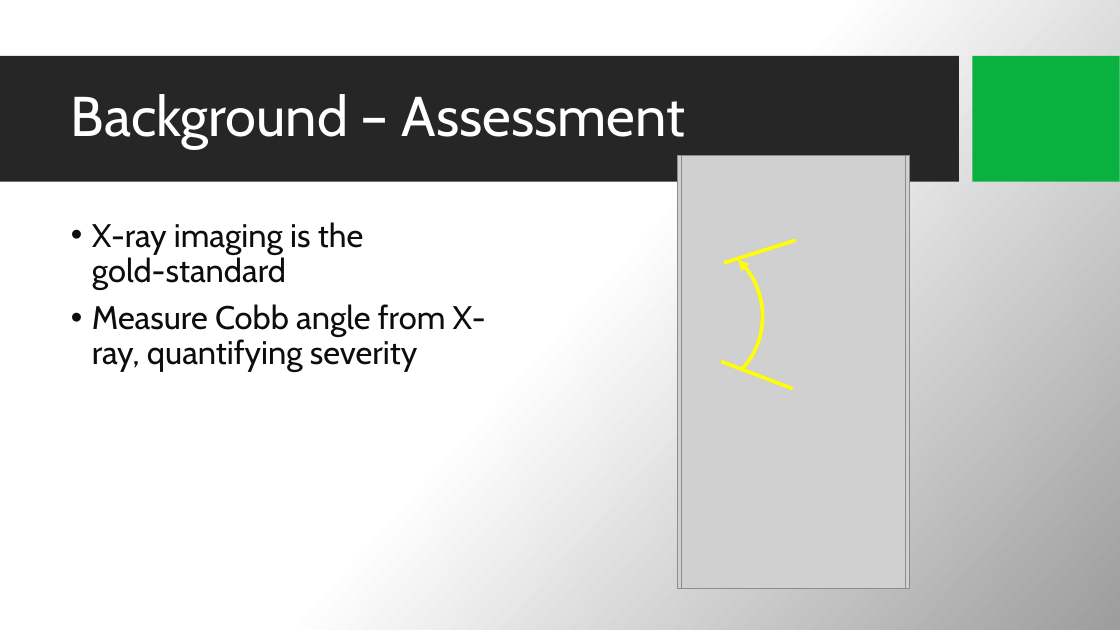
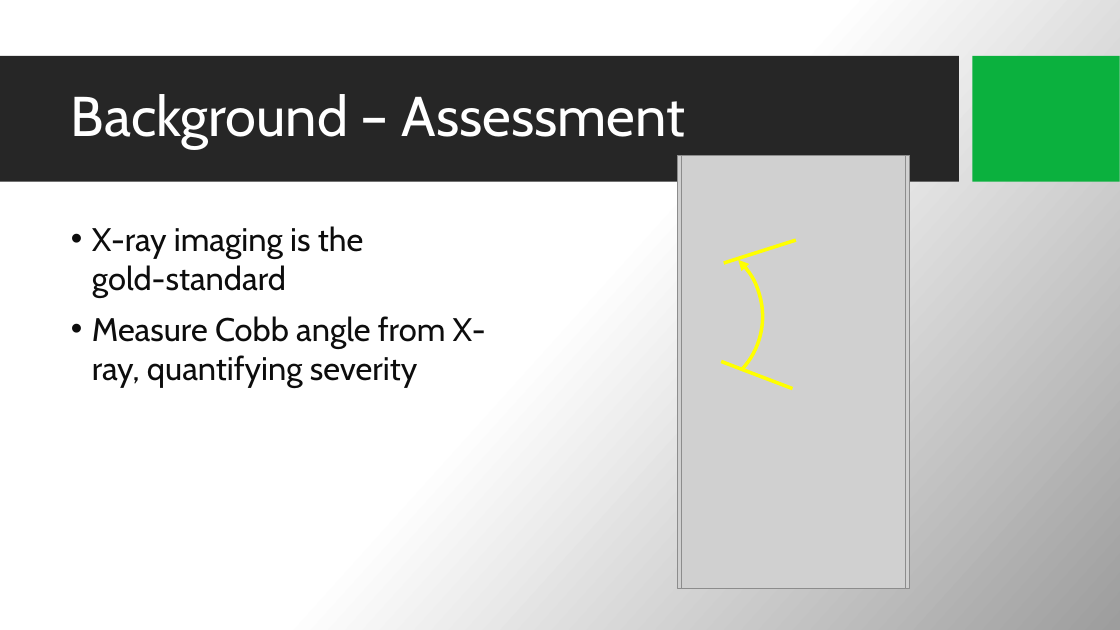
Before and after one commit to BenChurch/Fall2016, a slide deck: slide 4 of CISC897/FinalSurvey/Presentation/SurveyPresentation.pptx. Drawn at 1120x630 pixels with LibreOffice and Linux fonts; fonts in the diff are those of the drawing; grey boxes stand for pictures; background and template pictures are left out. Boxes give left, top, right and bottom in pixels: in the first picture for what was removed or moved away, otherwise in the second. Text is boxed around its words. In the diff, an @@ line names an element or a change of style, - is before the commit and + after.

```diff
--- a/CISC897/FinalSurvey/Presentation/SurveyPresentation.pptx
+++ b/CISC897/FinalSurvey/Presentation/SurveyPresentation.pptx
@@ text "X-ray imaging is the gold-standard" at bbox=[92, 226, 486, 388]: line spacing 0.9 to 1 @@
```
Also in this commit, not shown: 3 other slides changed, 13 slides added, 1 slide removed, 7 other files.
